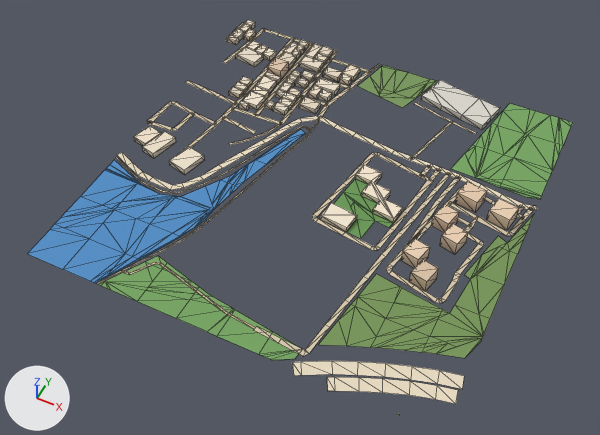
The glTF model public/assets/bengaluru-region-v1/tiles/t0_-28-l0.glb, before and after one commit.
Rendered twice from a 50 mm camera at (548.0, -14400.0, 736.0) aimed at (245.0, -13794.0, -22.0). The lights are fixed; the arrows at lower left show +X, +Y and +Z. The older version comes first. Mesh edges are drawn as thin lines. Vertices at exactly the same position are counted once.

Objects in the first picture: 'building', 'ground', 'water'.
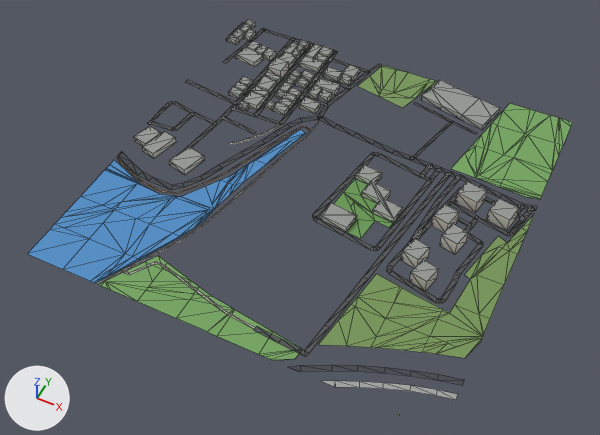
Diff of the bpy script that builds the scene:
```diff
--- a/public/assets/bengaluru-region-v1/tiles/t0_-28-l0.glb.py
+++ b/public/assets/bengaluru-region-v1/tiles/t0_-28-l0.glb.py
@@ me_building @@
-me_building.from_pydata(...)  # 492 vertices, 628 faces; spans x 3.0..483.0, y 153.0..501.0, z 0.0..18.0
+me_building.from_pydata(...)  # 492 vertices, 760 faces; spans x 3.0..483.0, y 153.0..501.0, z 0.0..18.0
+# me_building part 1: 628 kept faces spanning x 3.0..483.0, y 153.0..501.0, z 0.0..18.0 get new vertex colours
+# edits to the shape of me_building do not show in these pictures
 me_building.materials.append(mat_building)
@@ me_ground @@
 # verts and faces of me_ground; kept vertices keep their numbers, new ones are numbered from 727
-me_ground.from_pydata(...)  # 727 vertices, 695 faces; spans x -4.0..502.0, y -7.0..501.0, z 1.0
+me_ground.from_pydata(...)  # 730 vertices, 698 faces; spans x 0.0..500.0, y 0.0..500.0, z 1.0
+# me_ground part 2: the loose piece of 16 vertices spanning x 336.0..502.0, y -7.0..70.0, z 1.0 is rebuilt with 16 vertices and now spans x 333.0..500.0, y 0.0..66.0, z 1.0
+# me_ground part 3: the loose piece of 14 vertices spanning x 375.0..502.0, y -7.0..52.0, z 1.0 is rebuilt with 14 vertices and now spans x 371.0..500.0, y 0.0..47.0, z 1.0
+# me_ground part 4
+delete_faces([(30, 31, 33), (30, 33, 32)])
+faces += [(30, 31, 32), (31, 33, 32)]
+# me_ground part 5
+# 2 vertices are removed from x 439.0..457.0, y 249.0..255.0, z 1.0
+# 13 faces are deleted
+# 10 vertices move from x 366.0..501.0, y 143.0..331.0, z 1.0 to x 367.0..500.0, y 143.0..332.0, z 1.0
+# 2 vertices are added at (458.0, 249.0, 1.0), (440.0, 254.0, 1.0)
+# 13 new faces join them
+# me_ground part 6
+# 8 vertices are removed from x -4.0..29.0, y 180.0..475.0, z 1.0
+# 16 faces are deleted
+# 4 vertices in x 39.0..157.0, y 254.0..501.0, z 1.0 move by (0.0, -1.0, 0.0)
+# 9 vertices move from x -1.0..57.0, y 166.0..475.0, z 1.0 to x 0.0..55.0, y 170.0..482.0, z 1.0
+# 11 vertices are added at x 0.0..24.0, y 179.0..482.0, z 1.0
+# 19 new faces join them
+# me_ground part 7
+delete_faces([(631, 634, 632)])
+verts[634] = (340.0, 25.0, 1.0)  # moved, pixel (304, 350)
+verts[633] = (344.0, 18.0, 1.0)  # moved, pixel (305, 356)
+faces += [(631, 632, 634)]
+# me_ground part 8
+verts[690] = (265.0, 199.0, 1.0)  # moved, pixel (312, 214)
+verts[689] = (271.0, 199.0, 1.0)  # moved, pixel (317, 216)
+# me_ground part 9: 420 kept faces spanning x 0.0..500.0, y 18.0..500.0, z 1.0 get new vertex colours; the middle colour goes from beige #d7c9ae to dark grey #535556
 me_ground.materials.append(mat_ground)
```

Location of each change, (x1, y1, x2, y2) in pixels of the pictures (600 x 435 px; the box of a moved part takes in the faces that stretch with it):
'ground', reshaped
    before: (97, 23, 573, 415)
    after: (96, 23, 573, 415)
part 1 of me_building, recoloured
    both: (134, 20, 519, 291)
part 2 of me_ground, rebuilt (28% shorter)
    before: (292, 361, 464, 389)
    after: (287, 365, 464, 385)
part 3 of me_ground, rebuilt (29% shorter)
    before: (327, 377, 458, 404)
    after: (322, 381, 458, 400)
part 4 of me_ground, moved or reshaped
    before: (97, 270, 122, 284)
    after: (96, 270, 122, 284)
part 5 of me_ground, moved or reshaped
    both: (412, 175, 537, 303)
part 6 of me_ground, moved or reshaped
    before: (116, 23, 337, 176)
    after: (116, 23, 336, 176)
part 7 of me_ground, moved or reshaped
    both: (278, 339, 309, 356)
part 8 of me_ground, moved or reshaped
    both: (312, 199, 332, 217)
part 9 of me_ground, recoloured
    both: (116, 23, 537, 356)
